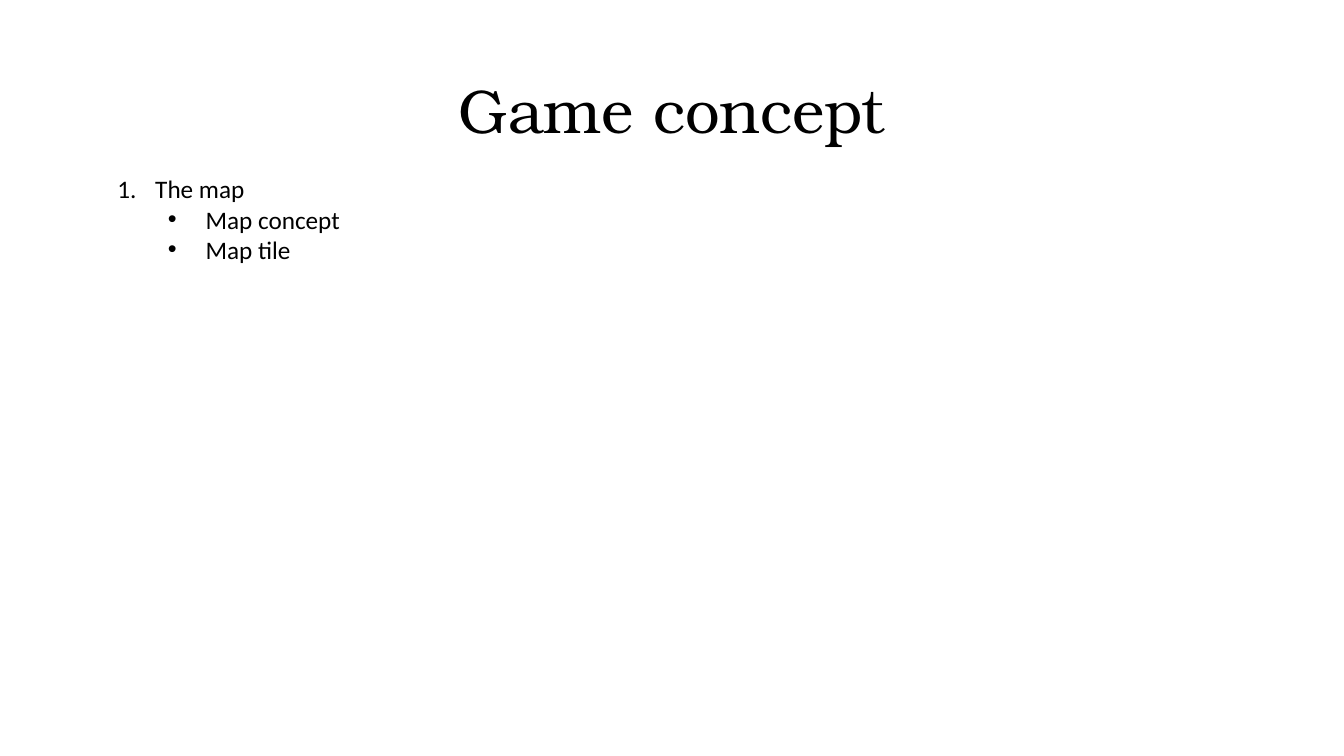
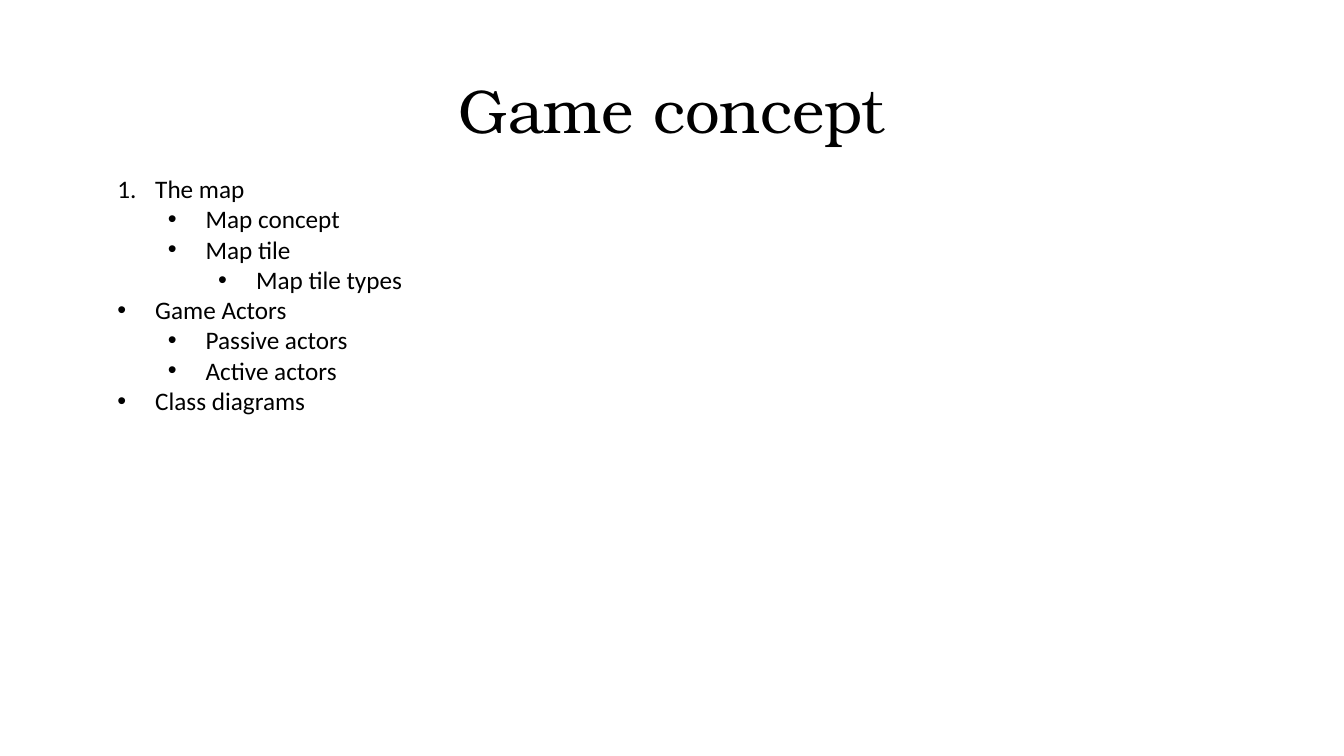
Before and after one commit to george2209/PlanesAndShips, a slide deck: slide 2 of PlanesAndShips/docs/ProjectDocumentation.pptx. Drawn at 1344x756 pixels with LibreOffice and Linux fonts; fonts in the diff are those of the drawing. Boxes give left, top, right and bottom in pixels: in the first picture for what was removed or moved away, otherwise in the second. Text is boxed around its words. In the diff, an @@ line names an element or a change of style, - is before the commit and + after.

```diff
--- a/PlanesAndShips/docs/ProjectDocumentation.pptx
+++ b/PlanesAndShips/docs/ProjectDocumentation.pptx
@@ text at box(155, 271, 402, 415): paragraphs added @@
+    • Map tile types
+• Game Actors
+  • Passive actors
+  • Active actors
+• Class diagrams
```
Also in this commit, not shown: 1 other slide changed, 8 slides added, 5 other files.
